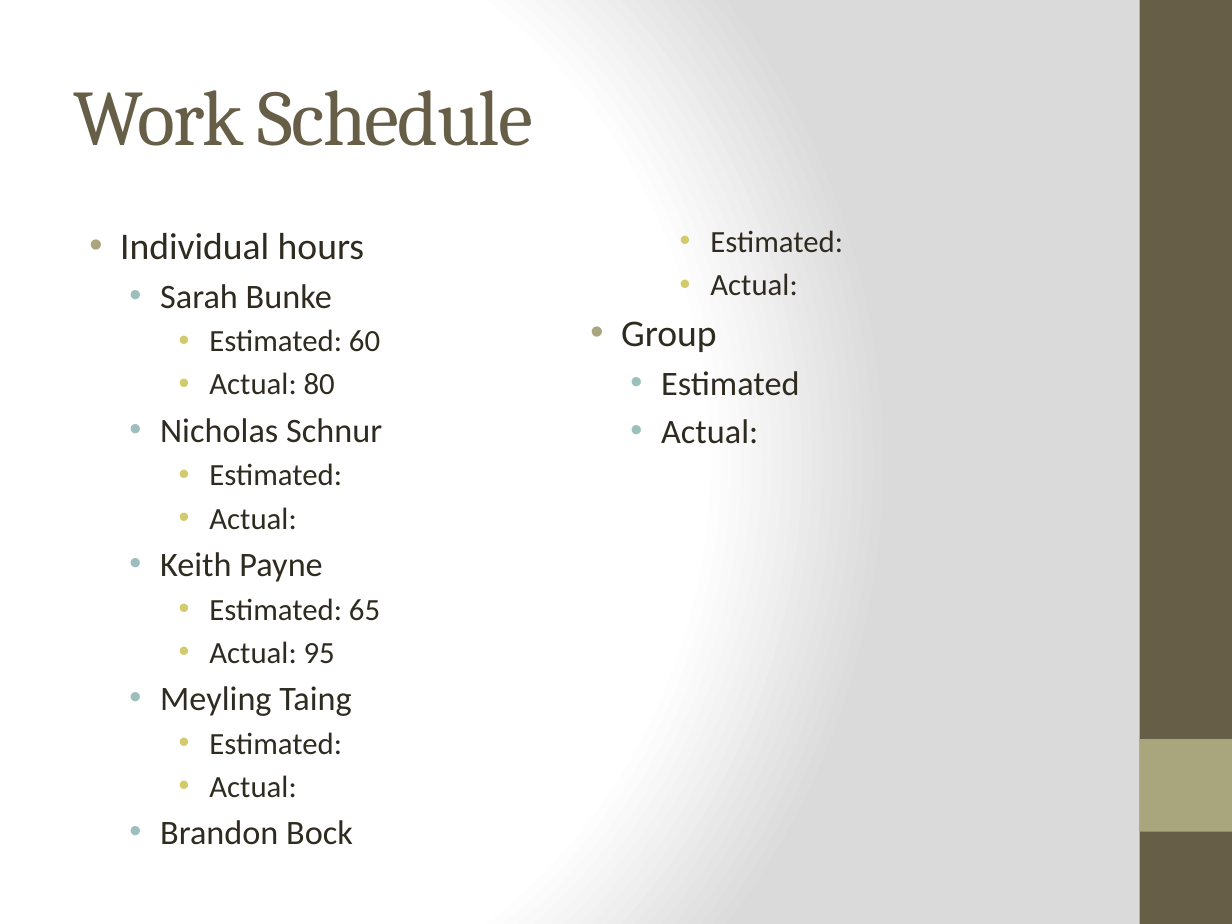
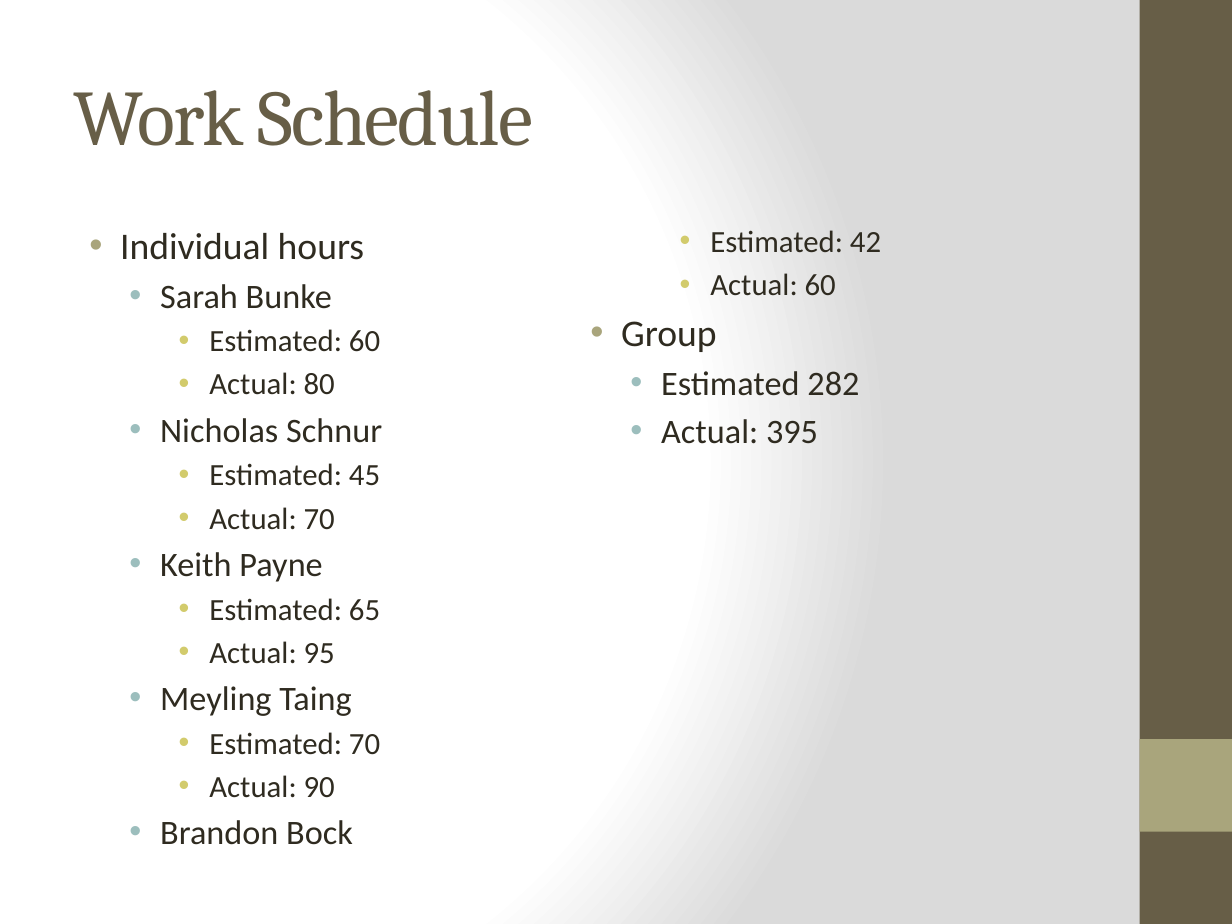
Before and after one commit to meylingtaing/COE1186, a slide deck: slide 2 of LastPresentation/Presentation.pptx. Drawn at 1232x924 pixels with LibreOffice and Linux fonts; fonts in the diff are those of the drawing. Boxes give left, top, right and bottom in pixels: in the first picture for what was removed or moved away, otherwise in the second. Text is boxed around its words. In the diff, an @@ line names an element or a change of style, - is before the commit and + after.

```diff
--- a/LastPresentation/Presentation.pptx
+++ b/LastPresentation/Presentation.pptx
@@ text at bbox=[710, 230, 881, 296]: text changed @@
-    • Estimated:
-    • Actual:
+    • Estimated: 42
+    • Actual: 60
@@ text at bbox=[661, 371, 859, 444]: text changed @@
-  • Estimated
-  • Actual:
+  • Estimated 282
+  • Actual: 395
@@ text at bbox=[209, 463, 380, 530]: text changed @@
-    • Estimated:
-    • Actual:
+    • Estimated: 45
+    • Actual: 70
@@ text at bbox=[209, 732, 380, 798]: text changed @@
-    • Estimated:
-    • Actual:
+    • Estimated: 70
+    • Actual: 90
```
Also in this commit, not shown: 1 other slide changed, 6 other files.
